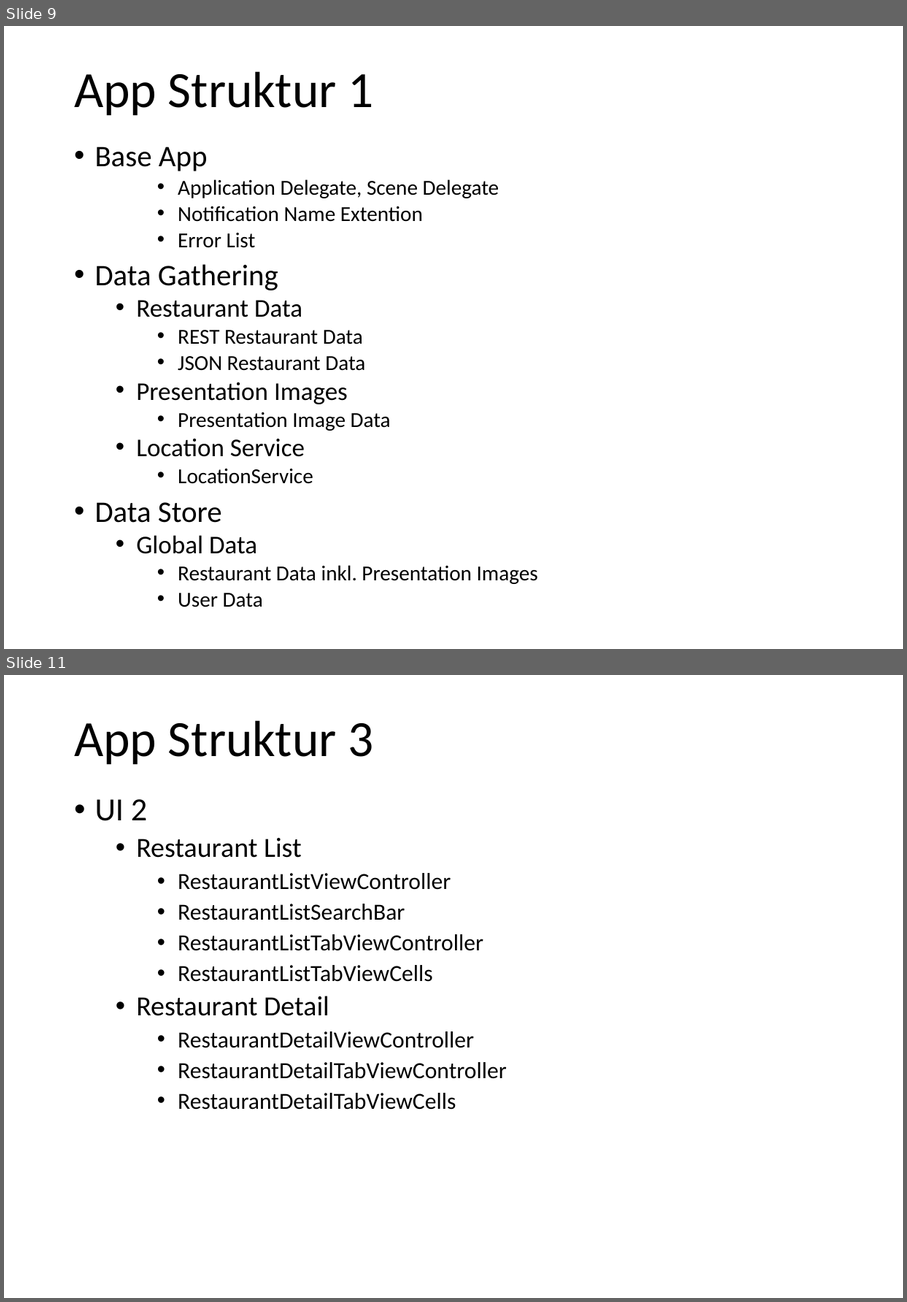
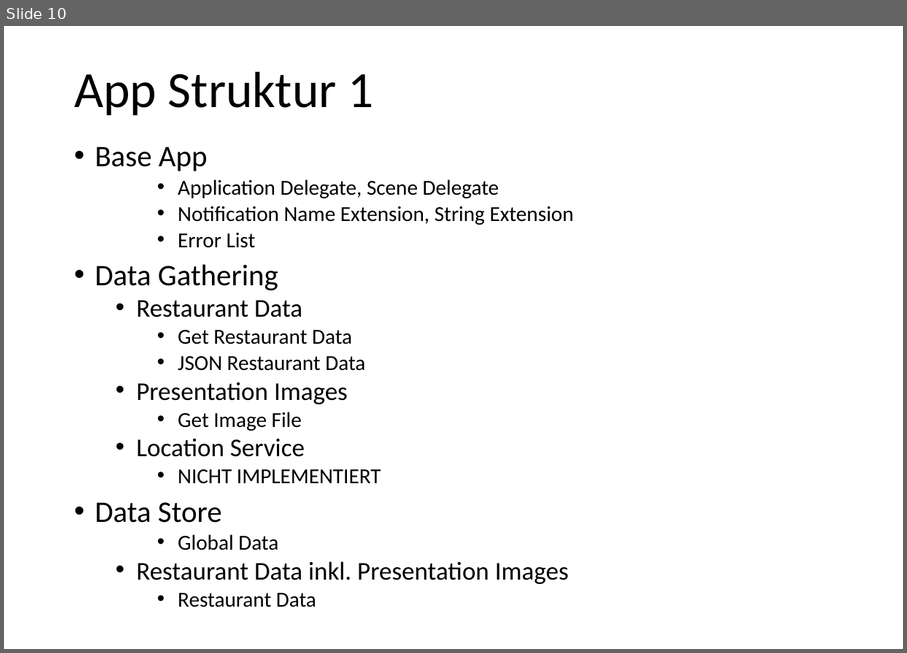
Before and after one commit to hobrink1/TaRest, a slide deck: PowerPoints/TaRest Notizen.pptx. Shown one above the other, each under a label of ours: slides 9 and 11 before the commit, slide 10 after it; the slides between them are not shown. The pictures are 907x1302 and 907x653 pixels, drawn with LibreOffice and Linux fonts; fonts in the diff are those of the drawing; background and template pictures are left out. Boxes give left, top, right and bottom in pixels: in the first picture for what was removed or moved away, otherwise in the second. Text is boxed around its words. In the diff, an @@ line names an element or a change of style, - is before the commit and + after.

```diff
--- a/PowerPoints/TaRest Notizen.pptx
+++ b/PowerPoints/TaRest Notizen.pptx
@@ slide 11 removed at bbox=[4, 675, 903, 1298], background #FFFFFF @@
@@ title removed at bbox=[74, 720, 374, 765] @@
-App Struktur 3
@@ text removed at bbox=[95, 799, 507, 1109] @@
-• UI 2
-  • Restaurant List
-    • RestaurantListViewController
-    • RestaurantListSearchBar
-    • RestaurantListTabViewController
-    • RestaurantListTabViewCells
-  • Restaurant Detail
-    • RestaurantDetailViewController
-    • RestaurantDetailTabViewController
-    • RestaurantDetailTabViewCells
@@ what was slide 9 is now slide 10 @@
@@ slide 10 changed as well @@
@@ text at bbox=[178, 206, 574, 225]: text changed @@
-    • Notification Name Extention
+    • Notification Name Extension, String Extension
@@ text at bbox=[178, 330, 352, 344]: text changed @@
-    • REST Restaurant Data
+    • Get Restaurant Data
@@ text at bbox=[178, 411, 302, 430]: text changed @@
-    • Presentation Image Data
+    • Get Image File
@@ text at bbox=[178, 469, 381, 484]: text changed @@
-    • LocationService
+    • NICHT IMPLEMENTIERT
@@ text at bbox=[136, 534, 569, 584]: size 22.2 to 18.5 pt in "Global Data"; size 18.5 to 22.2 pt in "Restaurant Data inkl. Presentation Images"; list level 2 to 3 in "Global Data"; list level 3 to 2 in "Restaurant Data inkl. Presentation Images" @@
@@ text at bbox=[178, 592, 316, 607]: text changed @@
-    • User Data
+    • Restaurant Data
```
Also in this commit, not shown: 8 other slides changed, 1 slide added, 6 other files.
